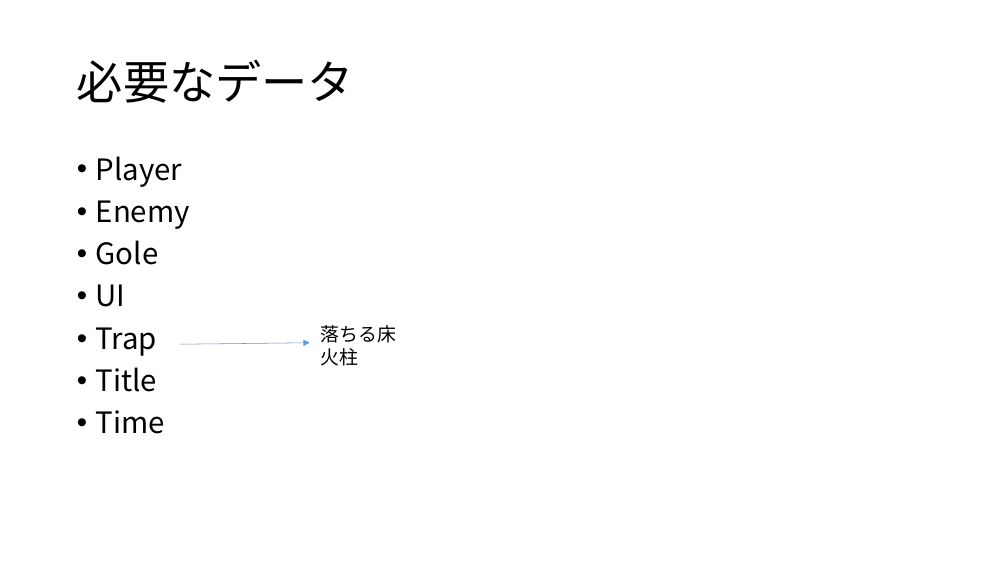
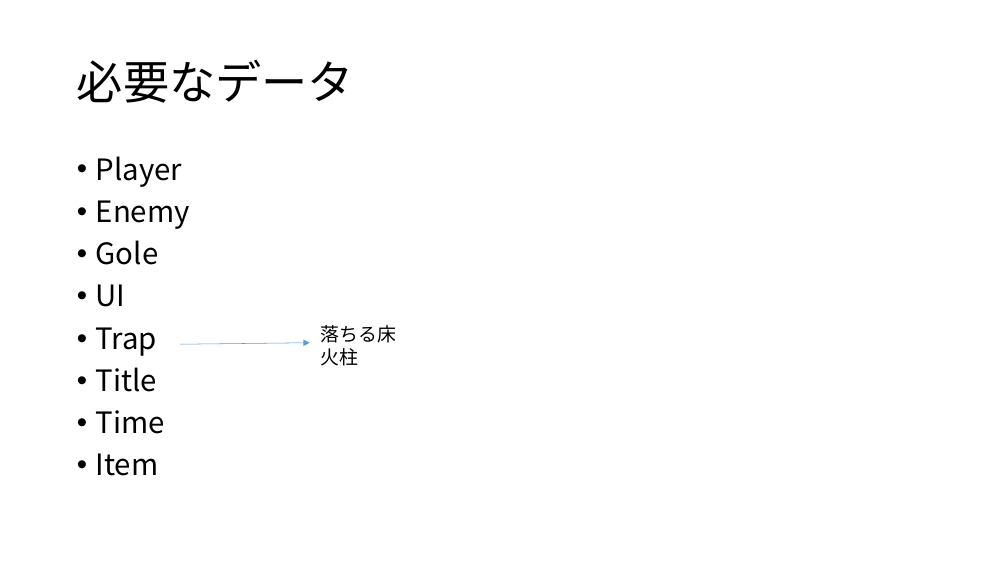
Before and after one commit to rinne-9029/Action1, a slide deck: slide 3 of 個人製作(テーマ・LIFE).pptx. Drawn at 1008x567 pixels with LibreOffice and Linux fonts; fonts in the diff are those of the drawing. Boxes give left, top, right and bottom in pixels: in the first picture for what was removed or moved away, otherwise in the second. Text is boxed around its words. In the diff, an @@ line names an element or a change of style, - is before the commit and + after.

```diff
--- a/個人製作(テーマ・LIFE).pptx
+++ b/個人製作(テーマ・LIFE).pptx
@@ text at bbox=[96, 453, 159, 476]: paragraph added @@
+• Item
```
Also in this commit, not shown: 9 other files.
